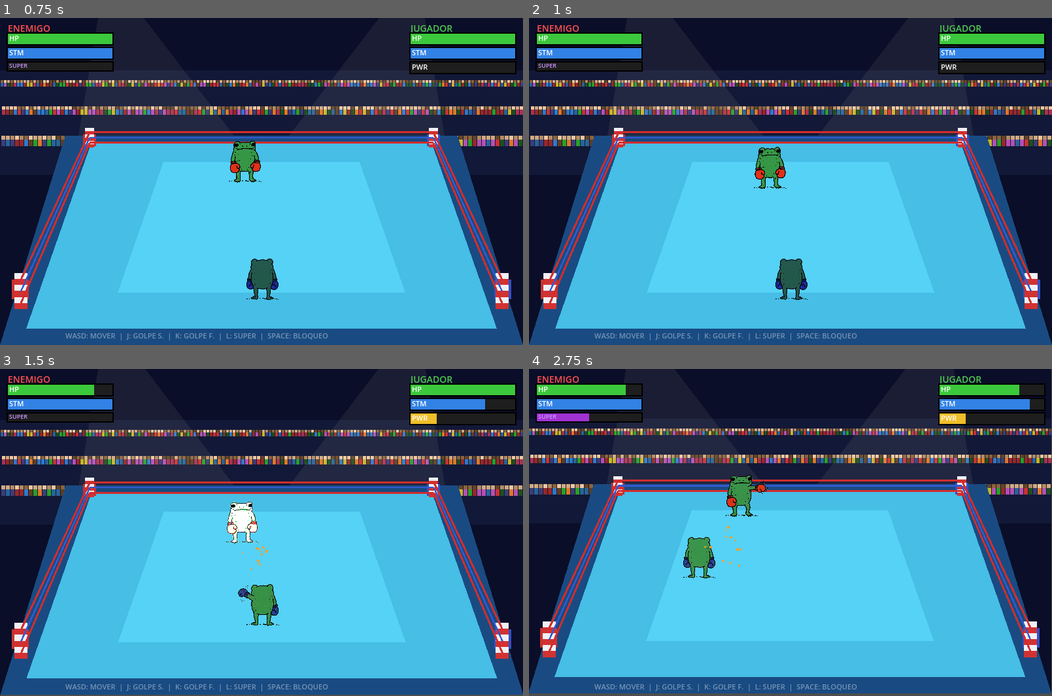
Above: before the commit, frames 1-4 (two rows, left to right).
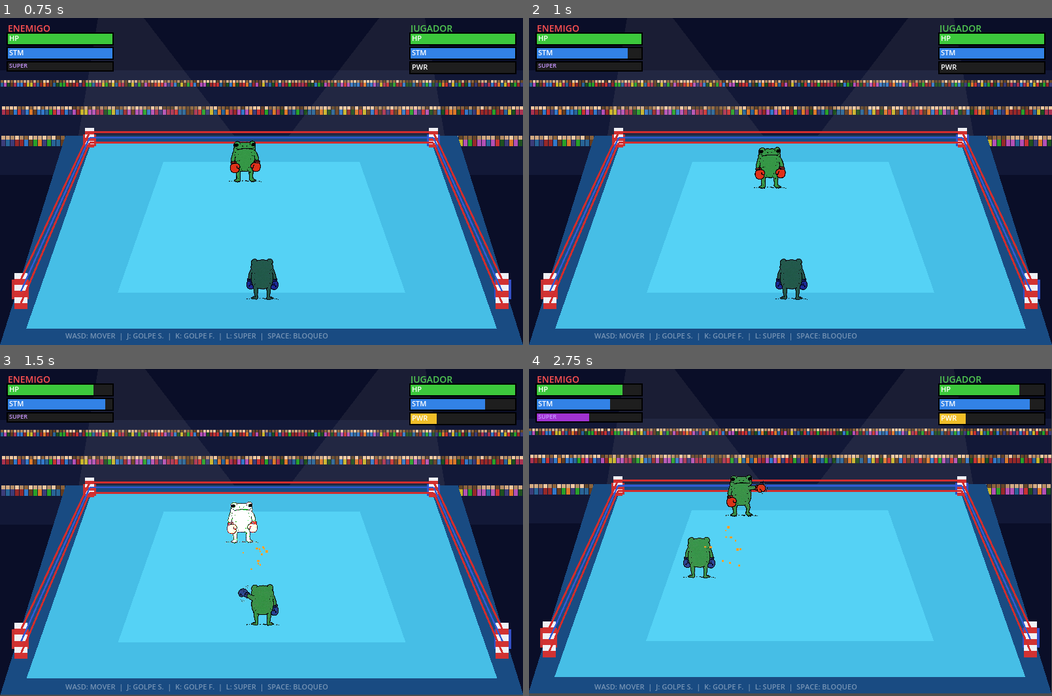
Above: after the commit, the same moments.

Repository: pperez227/GameJam_EA
Game: Godot game, scene res://scenes/Main.tscn
Same seed, same stepped clock (60 frames per second), same inputs: the game is played once before the commit and once after it.
Inputs:
- Up to frame 1 (0.75 s): tap Enter (restart) at 0.5 s; hold W (move_up) from 0.53 s (still down); hold Space (block) from 0.53 s (still down)
- Up to frame 2 (1 s): keep holding W (move_up); keep holding Space (block)
- Up to frame 3 (1.5 s): keep holding W (move_up); release Space (block) at 1.28 s; tap K (hard_attack) at 1.35 s
- Up to frame 4 (2.75 s): release W (move_up) at 2.03 s; hold A (move_left) from 2.03 s (still down); tap F (qte_f) at 2.1 s

Frame 1 is identical in both runs. In frame 2, less than 0.1% of the frame differs, in the area x 18-22%, y 9-13%; in frame 3, less than 0.1%; in frame 4, 0.2%, in the area x 15-22%, y 4-13%.

Commit message:
feat: Implement core game management, player and enemy scripts, and combat sound effects.

Diff:
--- a/scripts/enemy.gd
+++ b/scripts/enemy.gd
@@ -4,6 +4,7 @@
 signal enemy_hit(damage: float)
 signal enemy_dead()
 signal enemy_super_activated()
+signal enemy_attack_launched(is_super: bool)
 
 # ── Constants ────────────────────────────────────────────────────
 const MAX_HP: float = 100.0
@@ -13,6 +14,8 @@
 const HIT_FLASH_DURATION: float = 0.2
 const STAMINA_REGEN: float = 0.12
 const BLOCK_STAMINA_DRAIN: float = 0.25
+const NORMAL_ATTACK_STAMINA_COST: float = 0.15
+const SUPER_ATTACK_STAMINA_COST: float = 0.30
 
 const MIN_X: float = 80.0
 const MAX_X: float = 720.0
@@ -194,10 +197,16 @@
 			_end_attack()
 
 func start_attack(is_super: bool = false) -> void:
+	if is_super:
+		stamina -= SUPER_ATTACK_STAMINA_COST
+	else:
+		stamina -= NORMAL_ATTACK_STAMINA_COST
+	stamina = maxf(stamina, 0.0)
 	is_attacking = true
 	is_super_attacking = is_super
 	attack_active_timer = 0.15
 	punch_collision.disabled = false
+	enemy_attack_launched.emit(is_super)
 	if tex_punch != null:
 		sprite.texture = tex_punch
 		_apply_sprite_scale(tex_punch)
--- a/scripts/enemy_ai.gd
+++ b/scripts/enemy_ai.gd
@@ -118,7 +118,7 @@
 	enemy.position += dir * ATTACK_ACCEL * delta * 0.01
 
 	# Try to attack
-	if attack_cooldown <= 0:
+	if attack_cooldown <= 0 and enemy.stamina >= enemy.NORMAL_ATTACK_STAMINA_COST:
 		var dist: float = enemy.position.distance_to(player.position)
 		if dist < 200.0:
 			enemy.start_attack(false)
@@ -164,7 +164,7 @@
 	enemy.position += dir * SUPER_SPEED * delta * 0.01
 
 	# Hit every SUPER_HIT_INTERVAL
-	if super_hit_timer <= 0:
+	if super_hit_timer <= 0 and enemy.stamina >= enemy.SUPER_ATTACK_STAMINA_COST:
 		enemy.start_attack(true)
 		super_hit_timer = SUPER_HIT_INTERVAL
 
--- a/scripts/game_manager.gd
+++ b/scripts/game_manager.gd
@@ -25,6 +25,9 @@
 
 var sfx_punch: AudioStreamPlayer
 var sfx_deadly: AudioStreamPlayer
+var sfx_whoosh_soft: AudioStreamPlayer
+var sfx_whoosh_hard: AudioStreamPlayer
+var sfx_whoosh_super: AudioStreamPlayer
 
 func _ready() -> void:
 	# Get references from sibling nodes (all already initialized)
@@ -63,6 +66,11 @@
 	sfx_deadly.stream = deadly_stream
 	add_child(sfx_deadly)
 
+	# Load whoosh sound effects
+	sfx_whoosh_soft = _load_sfx("SfxWhooshSoft", "res://whoosh_suave.mp3")
+	sfx_whoosh_hard = _load_sfx("SfxWhooshHard", "res://whoosh_fuerte.mp3")
+	sfx_whoosh_super = _load_sfx("SfxWhooshSuper", "res://whoosh_super.mp3")
+
 	# Connect signals
 	player.player_hit.connect(_on_player_hit)
 	player.player_dead.connect(_on_player_dead)
@@ -76,6 +84,10 @@
 	player.qte_mistake.connect(_on_qte_mistake)
 	player.qte_ended.connect(_on_qte_ended)
 	player.qte_missed.connect(_on_qte_missed)
+
+	# Attack launch signals (for whoosh sounds)
+	player.attack_launched.connect(_on_player_attack_launched)
+	enemy.enemy_attack_launched.connect(_on_enemy_attack_launched)
 
 func _process(_delta: float) -> void:
 	if state == GameState.FIGHTING:
@@ -135,9 +147,9 @@
 
 		# Sound effect
 		if player.current_attack_type == "soft":
-			sfx_punch.play()
+			_play_sfx_safe(sfx_punch)
 		else:
-			sfx_deadly.play()
+			_play_sfx_safe(sfx_deadly)
 
 		# Effects
 		var hit_pos: Vector2 = (player_punch_pos + enemy_body_pos) / 2.0
@@ -172,9 +184,9 @@
 
 		# Sound effect
 		if enemy.is_super_attacking:
-			sfx_deadly.play()
+			_play_sfx_safe(sfx_deadly)
 		else:
-			sfx_punch.play()
+			_play_sfx_safe(sfx_punch)
 
 		# Effects
 		var hit_pos: Vector2 = (enemy_punch_pos + player_body_pos) / 2.0
@@ -221,3 +233,36 @@
 func _on_qte_missed() -> void:
 	hud.show_miss_text()
 	screen_effects.shake(2.0, 0.1)
+
+# ── Attack launch handlers (whoosh sounds) ──────────────────────
+func _on_player_attack_launched(attack_type: String) -> void:
+	match attack_type:
+		"soft":
+			_play_sfx_safe(sfx_whoosh_soft)
+		"hard":
+			_play_sfx_safe(sfx_whoosh_hard)
+		"super":
+			_play_sfx_safe(sfx_whoosh_super)
+
+func _on_enemy_attack_launched(is_super: bool) -> void:
+	if is_super:
+		_play_sfx_safe(sfx_whoosh_super)
+	else:
+		_play_sfx_safe(sfx_whoosh_soft)
+
+# ── Audio helpers ───────────────────────────────────────────────
+func _play_sfx_safe(sfx: AudioStreamPlayer) -> void:
+	if not sfx.playing:
+		sfx.play()
+
+func _load_sfx(node_name: String, path: String) -> AudioStreamPlayer:
+	var player_node = AudioStreamPlayer.new()
+	player_node.name = node_name
+	var stream = AudioStreamMP3.new()
+	var file = FileAccess.open(path, FileAccess.READ)
+	if file:
+		stream.data = file.get_buffer(file.get_length())
+		file.close()
+	player_node.stream = stream
+	add_child(player_node)
+	return player_node
--- a/scripts/player.gd
+++ b/scripts/player.gd
@@ -4,6 +4,7 @@
 signal player_hit(damage: float)
 signal player_attacked(hit: bool)
 signal player_dead()
+signal attack_launched(attack_type: String)
 
 # QTE Signals
 signal qte_started(sequence: Array[String], time_limit: float)
@@ -300,6 +301,7 @@
 	attack_cooldown_timer = ATTACK_COOLDOWN
 	attack_active_timer = ATTACK_DURATION
 	punch_collision.disabled = false
+	attack_launched.emit(type)
 	if tex_punch != null:
 		sprite.texture = tex_punch
 		_apply_sprite_scale(tex_punch)
@@ -312,6 +314,7 @@
 	attack_cooldown_timer = SPECIAL_COOLDOWN
 	attack_active_timer = ATTACK_DURATION
 	punch_collision.disabled = false
+	attack_launched.emit("super")
 	if tex_punch != null:
 		sprite.texture = tex_punch
 		_apply_sprite_scale(tex_punch)
Not shown, added: whoosh_fuerte.mp3
Not shown, added: whoosh_suave.mp3
Not shown, added: whoosh_super.mp3
